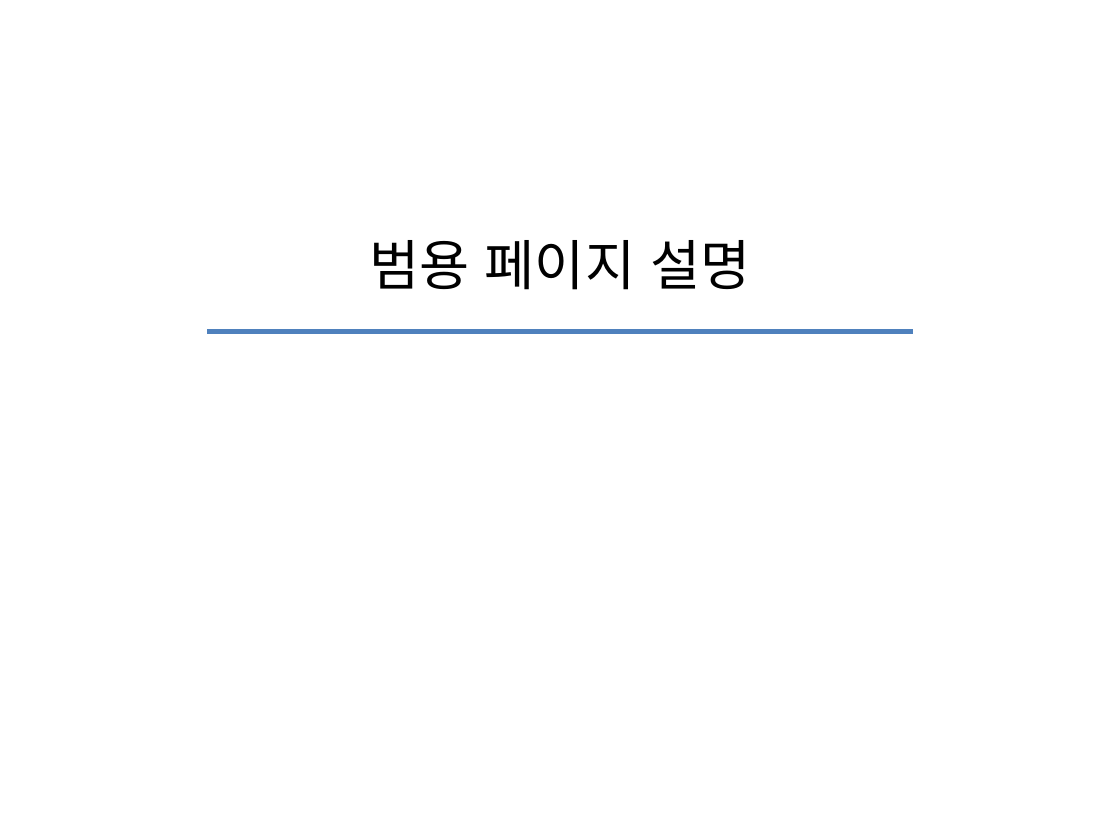
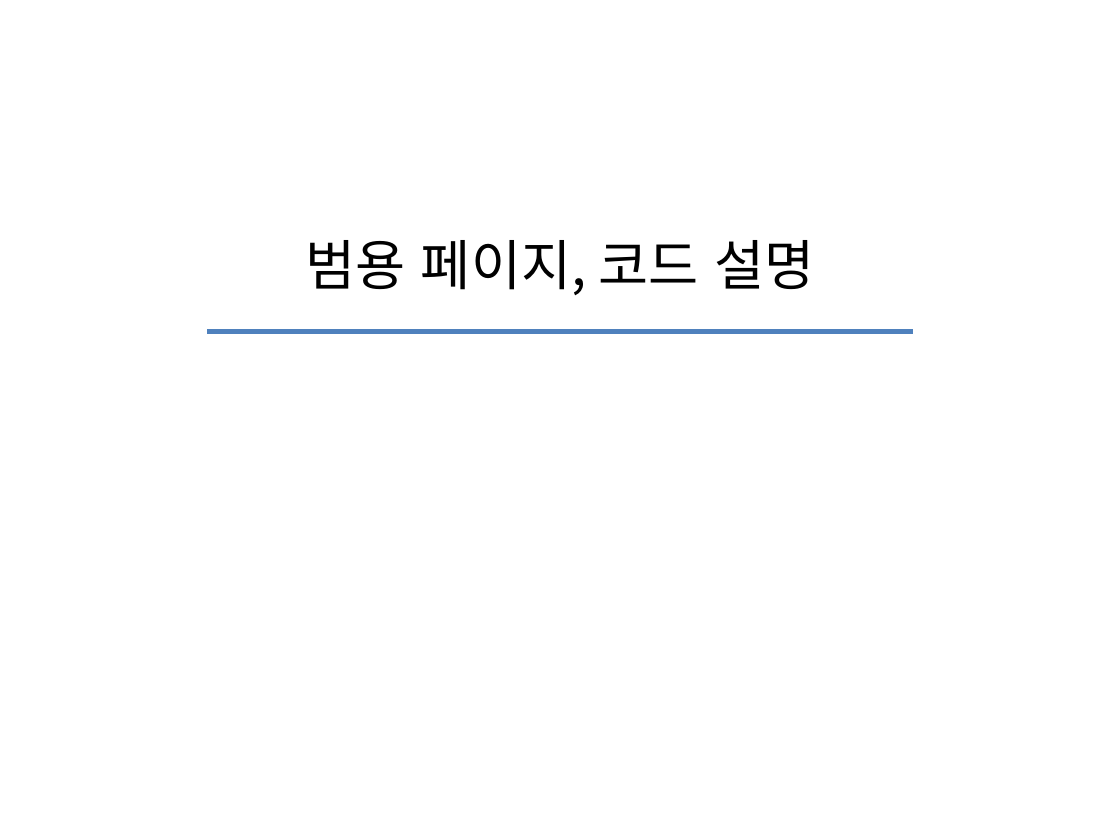
Before and after one commit to moon70717/iot_jsp, a slide deck: slide 3 of iot_jsp2/iot_jsp_page/문희주_웹페이지_발표.pptx. Drawn at 1120x840 pixels with LibreOffice and Linux fonts; fonts in the diff are those of the drawing. Boxes give left, top, right and bottom in pixels: in the first picture for what was removed or moved away, otherwise in the second. Text is boxed around its words. In the diff, an @@ line names an element or a change of style, - is before the commit and + after.

```diff
--- a/iot_jsp2/iot_jsp_page/문희주_웹페이지_발표.pptx
+++ b/iot_jsp2/iot_jsp_page/문희주_웹페이지_발표.pptx
@@ text at box(305, 240, 814, 295): text changed @@
-범용 페이지 설명
+범용 페이지, 코드 설명
```
Also in this commit, not shown: 2 other slides changed, 10 slides added, 30 other files.
